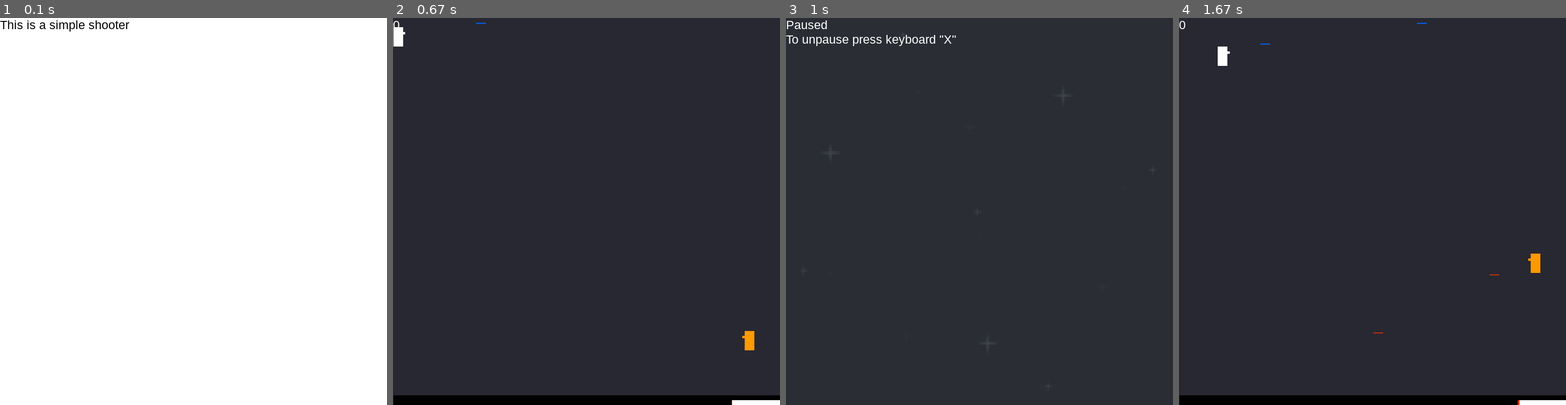
Above: before the commit, frames 1-4 (left to right).
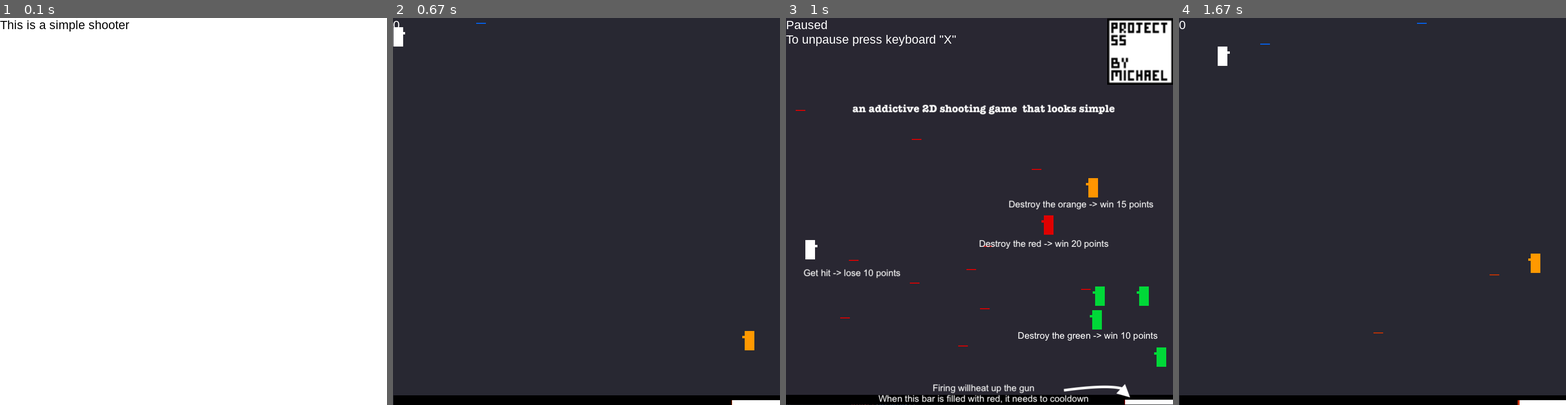
Above: after the commit, the same moments.

Repository: zwang20/SimpleShooter
Game: pygame game, started from simple_shooter.py
The game is run twice, just before and just after one commit, with the same random seed, the same clock (stepped at 60 frames per second) and the same inputs.
Inputs:
- Up to frame 1 (0.1 s): no input
- Up to frame 2 (0.67 s): tap Space at 0.33 s
- Up to frame 3 (1 s): tap P at 0.67 s
- Up to frame 4 (1.67 s): tap X at 1 s; hold D from 1.33 s (still down); tap Space at 1.4 s

Frames 1-2 are identical in both runs. In frame 3, 8.5% of the frame differs, in the area x 0-100%, y 0-100%; in frame 4, nothing differs.

Commit message:
Instruction on pause menu

Diff:
--- a/simple_shooter.py
+++ b/simple_shooter.py
@@ -89,6 +89,8 @@
 game_display = pygame.display.set_mode([display_width, display_height])
 background_image = pygame.image.load(os.path.join('assets', 'background_image.png'))
 background_image = pygame.transform.scale(background_image, (display_width, display_height))
+instruction_image = pygame.image.load(os.path.join('assets', 'instruction.png'))
+instruction_image = pygame.transform.scale(instruction_image, (display_width, display_height))
 
 sge_clear()
 sge_print(string='Adjusting caption')
@@ -318,7 +320,7 @@
     ss_pause = True
     while ss_pause:
         # sge_clear(game_display)
-        game_display.blit(background_image, (0,0))
+        game_display.blit(instruction_image, (0,0))
         sge_print(string='Paused', colour = white)
         sge_print(string = 'To unpause press keyboard "X"',y=30, colour = white)
         pygame.display.update()
Binary file added: Assets/instruction.png
